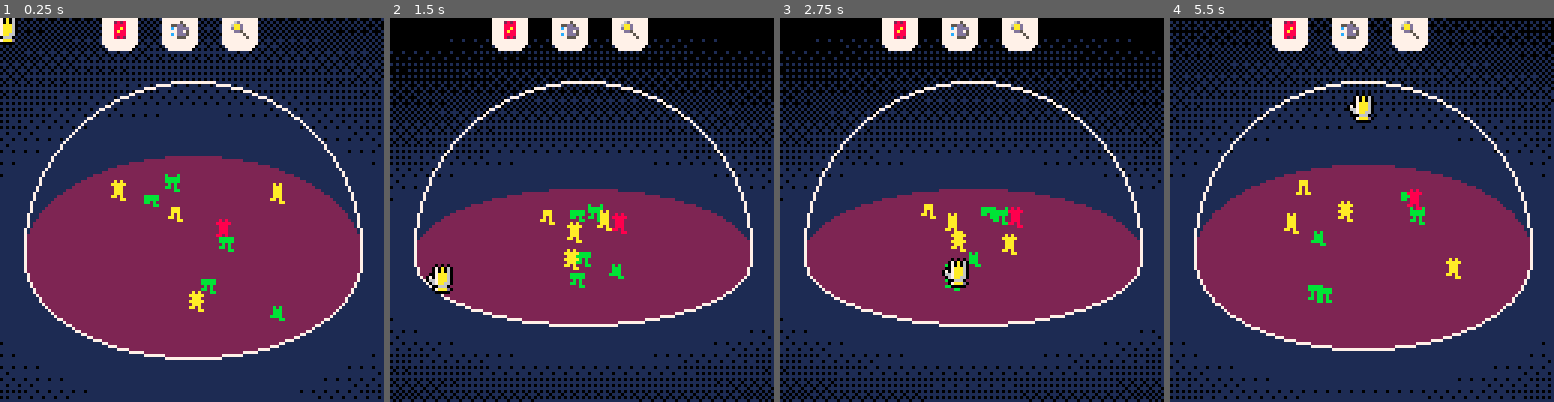
Above: before the commit, frames 1-4 (left to right).
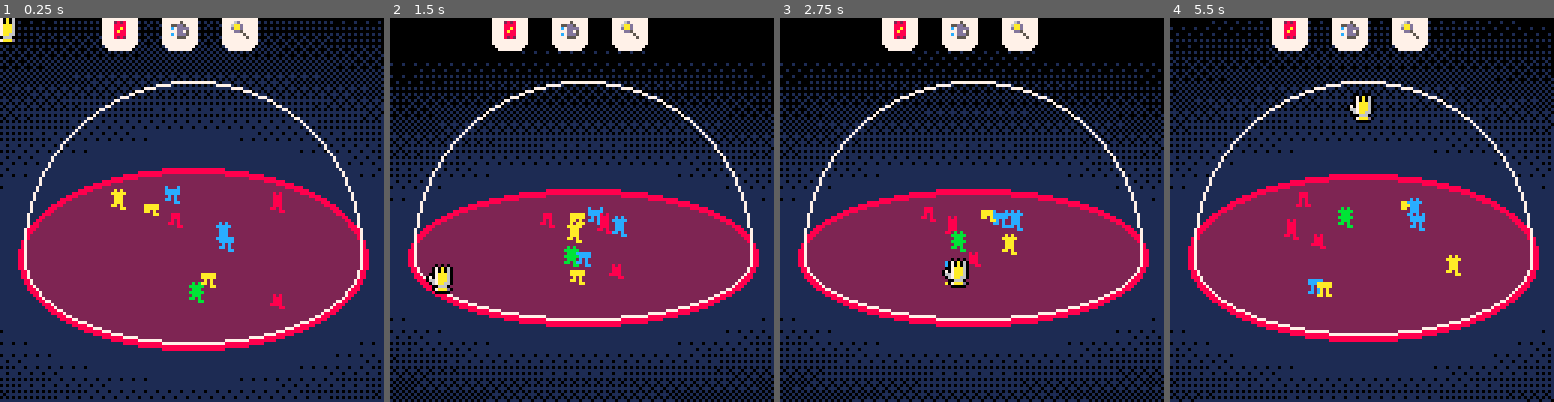
Above: after the commit, the same moments.

Repository: samuelhpratt/ggj2025
Game: PICO-8 cartridge game.p8
Same seed, same stepped clock (60 frames per second), same inputs: the game is played once before the commit and once after it.
Inputs (mouse positions are in pixels of both pictures, inside the frame that each line leads up to):
- Up to frame 1 (0.25 s): no input
- Up to frame 2 (1.5 s): click (670, 121) at 0.67 s; click (436, 267) at 1.22 s
- Up to frame 3 (2.75 s): click (887, 114) at 1.77 s; click (952, 259) at 2.32 s
- Up to frame 4 (5.5 s): click (1404, 106) at 2.87 s; click (1465, 256) at 3.42 s; click (1231, 102) at 3.97 s; click (1292, 248) at 4.52 s; click (1354, 94) at 5.07 s

The runs differ from the first frame. In frame 1, 14% of the frame differs, in the area x 0-100%, y 0-100%; in frame 2, 9.3%; in frame 3, 9.3%; in frame 4, 14%.

Commit message:
Added dome break

Diff:
--- a/dome.lua
+++ b/dome.lua
@@ -1,19 +1,6 @@
 domeRadius = 56
 domeY = 80
 domeAngle = 0.5 -- multiply y values by this when drawing :)
-
-ground = {}
-groundTileW = 2
-groundTileH = 5
-groundW = flr(domeRadius / groundTileW)
-groundH = flr(domeRadius / groundTileH)
-
-for i = -groundW, groundW do
-    ground[i] = {}
-    for j = -groundH, groundH do
-        ground[i][j] = rnd({3,4,12,5})
-    end
-end
 
 shades = {
     0b0000000000000000,
@@ -35,9 +22,8 @@
 }
 
 function drawDome()
-    domeAngle = 0.6 -(mouseY / 128) * 0.3
+    domeAngle = 0.5 - (mouseY / 128) * 0.2
 
-    cls(0)
     -- draw background dither
     local bgColor = 1
     for i = 16, 1, -1 do
@@ -50,16 +36,116 @@
     fillp()
 
     -- draw ground
+    ovalfill(62 - domeRadius, domeY - 2 - domeRadius * domeAngle, 66 + domeRadius, domeY + 2 + domeRadius * domeAngle, 8)
     ovalfill(64 - domeRadius, domeY - domeRadius * domeAngle, 64 + domeRadius, domeY + domeRadius * domeAngle, 2)
 
     drawPuddles()
 
-    -- draw glass
-    clip(0, 0, 128, domeY)
-    circ(64, domeY - 3, domeRadius, 7)
-    clip(0, domeY - 1, 128, 128)
-    oval(64 - domeRadius, domeY - domeRadius * domeAngle, 64 + domeRadius, domeY + domeRadius * domeAngle, 7)
-    clip()
+    if broken then
+        color(7)
+        -- draw shards
+        for crack in all(cracks) do
+            line(64 - crack[1], domeY - crack[2] * domeAngle + crack[3] * (1 - domeAngle), 64 - crack[4], domeY - crack[5] * domeAngle + crack[6] * (1 - domeAngle))
+            line(64 - crack[7], domeY - crack[8] * domeAngle + crack[9] * (1 - domeAngle))
+            line(64 - crack[1], domeY - crack[2] * domeAngle + crack[3] * (1 - domeAngle))
+        end
+    end
+
+    drawObjects()
+    drawSmoke()
+
+    if not broken then
+        -- draw cracks
+        color(7)
+        for crack in all(cracks) do
+            if #crack > 3 then
+                line(64 - crack[1], domeY - crack[2] * domeAngle + crack[3] * (1 - domeAngle), 64 - crack[4], domeY - crack[5] * domeAngle + crack[6] * (1 - domeAngle))
+                for i = 7, #crack, 3 do
+                    line(64 - crack[i], domeY - crack[i + 1] * domeAngle + crack[i + 2] * (1 - domeAngle))
+                end
+            end
+        end
+
+        clip(0, domeY - 4, 128, 128)
+        oval(63 - domeRadius, domeY - 1 - domeRadius * domeAngle, 65 + domeRadius, domeY + 1 + domeRadius * domeAngle, 8)
+        oval(62 - domeRadius, domeY - 2 - domeRadius * domeAngle, 66 + domeRadius, domeY + 2 + domeRadius * domeAngle, 8)
+
+        -- draw glass
+        clip(0, 0, 128, domeY)
+        circ(64, domeY - 3, domeRadius, 7)
+        clip(0, domeY - 1, 128, 128)
+        oval(64 - domeRadius, domeY - domeRadius * domeAngle, 64 + domeRadius, domeY + domeRadius * domeAngle, 7)
+        clip()
+    end
+end
+
+function addCrack()
+    local angle = rnd(0.5) + .25
+    local x, y = sin(angle) * domeRadius, cos(angle) * domeRadius
+    local crack = { x, y, 1 }
+    add(cracks, crack)
+    return crack
+end
+
+function expandCrack(crack)
+    if #crack < 15 then
+        -- get last pos
+        local x, y = crack[#crack - 2], crack[#crack - 1]
+        -- move towards center a lil bit
+        local dist = sqrt(x * x + y * y)
+        x -= (x / dist) * rnd(6)
+        y -= (y / dist) * rnd(6)
+        if #crack > 5 then
+            x += rnd(8) - 4
+            y += rnd(8) - 4
+        end
+
+        -- get z
+        dist = sqrt(x * x + y * y)
+        local z = sqrt(domeRadius * domeRadius - dist * dist)
+
+        add(crack, x)
+        add(crack, y)
+        add(crack, -z)
+    end
+end
+
+function updateDome()
+    if cracking > 0 and flr(t() * 10) % 2 == 0 then
+        cracking -= 1
+        if rnd() > #cracks / 12 then
+            addCrack()
+        elseif #cracks > 0 and rnd() > .5 then
+            expandCrack(rnd(cracks))
+        end
+        if cracking <= 0 then
+            broken = true
+            mode = nil
+            blackScreen = 60
+
+            -- replace cracks with glass shards on the ground
+            cracks = {}
+            for i = 1, 20 do
+                local x, y = rnd(domeRadius * 3) - domeRadius * 1.5, rnd(domeRadius * 3) - domeRadius * 1.5
+                while x * x + y * y > (domeRadius * 1.5) * (domeRadius * 1.5) do
+                    x, y = rnd(domeRadius * 3) - domeRadius * 1.5, rnd(domeRadius * 3) - domeRadius * 1.5
+                end
+                local shard = {}
+                for j = 1, 3 do
+                    add(shard, x + rnd(20) - 10)
+                    add(shard, y + rnd(20) - 10)
+                    add(shard, rnd(3))
+                end
+                add(cracks, shard)
+            end
+        end
+    end
+    if blackScreen > 0 then
+        blackScreen -= 1
+        if blackScreen == 30 then
+            --todo: smash sfx
+        end
+    end
 end
 
 function screenPosToCoords(x, y)
--- a/main.lua
+++ b/main.lua
@@ -1,14 +1,21 @@
 poke(0x5F2D, 1) -- enable mouse
-mode = nil
-toolCooldown = 0
 
 function _init()
+    cracking = 0
+    blackScreen = 0
+    broken = false
+    cracks = {}
+
+    toolCooldown = 0
+    mode = nil
 end
 
 function _draw()
+    cls(0)
+    if blackScreen > 0 then
+        return
+    end
     drawDome()
-    drawObjects()
-    drawSmoke()
     drawUI()
     updateWorldInfo()
     draw_logs()
@@ -20,6 +27,7 @@
     updateSmoke()
     updatePuddles()
     updateObjects()
+    updateDome()
     if mouseDown then
         toolCooldown = 0
     end
@@ -50,14 +58,14 @@
         if toolCooldown > 0 then
             toolCooldown -= 1
         else
-            if mode == "seeds" and mouseX > 72 - domeRadius and mouseX < 72 + domeRadius and  mouseY + 40 * (1 - domeAngle) > domeY - domeRadius and  mouseY + 40 * (1 - domeAngle) < domeY + domeRadius * domeAngle then
+            if mode == "seeds" and mouseX > 72 - domeRadius and mouseX < 72 + domeRadius and mouseY + 40 * (1 - domeAngle) > domeY - domeRadius and mouseY + 40 * (1 - domeAngle) < domeY + domeRadius * domeAngle then
                 local x, y = screenPosToCoords(mouseX - 10, mouseY + 50 * (1 - domeAngle))
                 x += rnd(2) - 1
                 y += rnd(2) - 1
                 spawnFood(x, y, z)
                 toolCooldown = 4
-            elseif mode == "water" and mouseX > 88 - domeRadius and mouseX < 88 + domeRadius and mouseY + 40 > domeY - domeRadius and mouseY + 40 < domeY + domeRadius * domeAngle then
-                local x, y = screenPosToCoords(mouseX - 24, mouseY + 40)
+            elseif mode == "water" and mouseX > 84 - domeRadius and mouseX < 84 + domeRadius and mouseY + 40 > domeY - domeRadius and mouseY + 40 < domeY + domeRadius * domeAngle then
+                local x, y = screenPosToCoords(mouseX - 20, mouseY + 46)
                 x += rnd(10) - 5
                 y += rnd(10) - 5
                 spawnDroplet(x, y, z)
--- a/people.lua
+++ b/people.lua
@@ -31,7 +31,7 @@
 function spawnPerson(x, y, z)
     local person = spawnObject(x, y, z)
     person.sprite = flr(rnd({ 2, 4, 6, 8, 10, 12, 14, 16, 18, 20, 22 }))
-    person.color = flr(rnd({ 8, 10, 11 }))
+    person.color = flr(rnd({ 8, 10, 11, 12 }))
     person.burning = 0
     person.inWater = false
     person.state = personStates.idle
--- a/ui.lua
+++ b/ui.lua
@@ -127,8 +127,10 @@
     mouseHeld = stat(34) > 0
     -- true if the mouse button is held
 
-    updateDialogue()
-    updateButtons()
+    if not broken then
+        updateDialogue()
+        updateButtons()
+    end
 end
 
 function drawUI()
@@ -139,9 +141,9 @@
         pal(11, 0)
         spr(68, x - 3, y - 3, 4, 4)
     elseif mode == "water" then
-        local x, y = mouseX - 20, mouseY - 18 -- center
+        local x, y = mouseX - 16, mouseY - 16 -- center
         pal(14, 0)
-        spr(72, x - 3, y +16, 4, 4)
+        spr(72, x - 3, y + 16, 4, 4)
     elseif mode == "fire" then
         -- set the screen memory as the spritesheet
         -- and stretch screen->screen
@@ -164,10 +166,12 @@
         pal()
     end
 
-    drawDialogue()
-    drawButtons()
+    if not broken then
+        drawDialogue()
+        drawButtons()
+    end
 
-    pal{0,0,0,0,0,0,0,0,0,0,0,0,0}
+    pal { 0, 0, 0, 0, 0, 0, 0, 0, 0, 0, 0, 0, 0 }
     spr(mouseSprite, mouseX - 3, mouseY)
     spr(mouseSprite, mouseX - 2, mouseY - 1)
     spr(mouseSprite, mouseX - 2, mouseY + 1)
